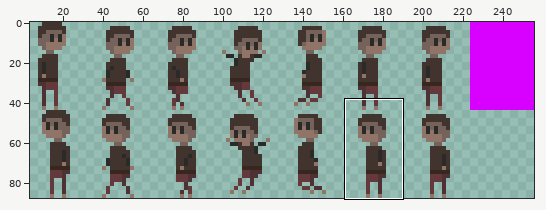
File history of a sprite sheet, images/protag.png. Above: a wide view before the commit, with the close-up outlined.
Close-up. Earlier state:
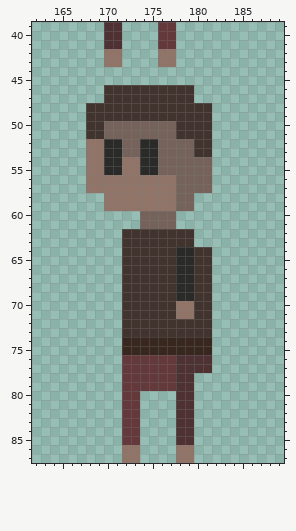
The file is 256x88 pixels. Shown: x 162..189, y 39..87. The wide view leaves out empty margins.
Once edited:
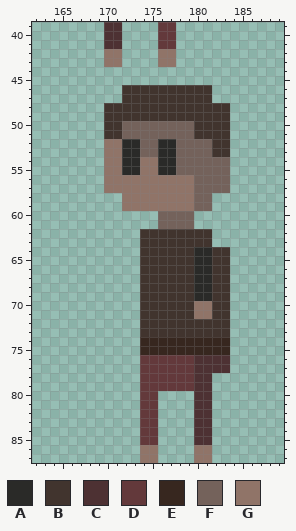
Palette (. is transparent): A #2a2a28  B #41342e  C #4d3133  D #63393b  E #37271f  F #74625b  G #907468
The commit says: Add jump animation.
What changed:
y 46..47: x 170..171 BB -> ..; x 180..181 .. -> BB
y 48..49: x 168..169 BB -> ..; x 182..183 .. -> BB
y 50..51: x 168..171 BBFF -> ..BB; x 178..179 BB -> FF; x 182..183 .. -> BB
y 52..53: x 168..177 GGAAFFAAFF -> ..GGAAFFAA; x 180..183 BB.. -> FFBB
y 54..55: x 168..177 GGAAGGAAFF -> ..GGAAGGAA; x 182..183 .. -> FF
y 56..57: x 168..169 GG -> ..; x 178..179 FF -> GG; x 182..183 .. -> FF
y 58..59: x 170..171 GG -> ..; x 178..181 FF.. -> GGFF
y 60..61: x 174..175 FF -> ..; x 178..179 .. -> FF
y 62..63: x 172..173 BB -> ..; x 180..181 .. -> BB
y 64..69: x 172..173 BB -> ..; x 178..183 AABB.. -> BBAABB
y 70..71: x 172..173 BB -> ..; x 178..183 GGBB.. -> BBGGBB
y 72..73: x 172..173 BB -> ..; x 182..183 .. -> BB
y 74..75: x 172..173 EE -> ..; x 182..183 .. -> EE
y 76..77: x 172..173 DD -> ..; x 178..179 CC -> DD; x 182..183 .. -> CC
y 78..79: x 172..173 DD -> ..; x 178..181 CC.. -> DDCC
y 80..85: x 172..175 DD.. -> ..DD; x 178..181 CC.. -> ..CC
y 86..87: x 172..175 GG.. -> ..GG; x 178..181 GG.. -> ..GG
Changed places in both close-ups, as pixel boxes (x1, y1, x2, y2):
changed: (86, 85, 230, 463)
